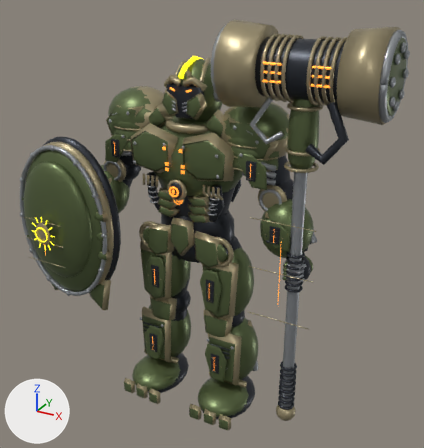
A saved change to the Blender file ArtSource/Heroes/ConceptModels/Auren-model.blend.
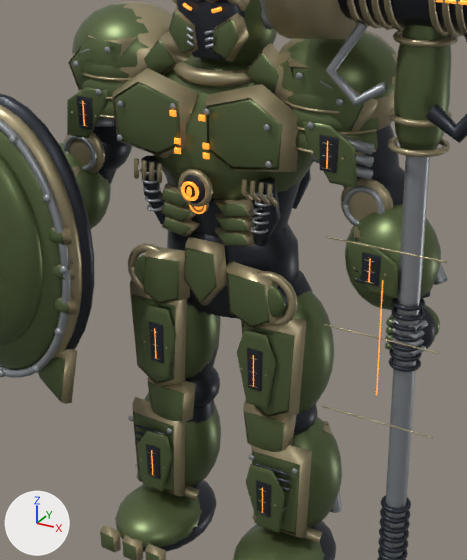
The first picture shows the older version from a camera (50 mm lens) standing at (1.39, -2.38, 2.23) and looking at (0.12, -0.05, 1.07). The close-ups show the older and then the newer version on the part from 16% to 77% of the width and 19% to 89% of the height of that picture. Only the edits that show in the close-ups are written down. Arrows for +X, +Y and +Z are at lower left; the lights stay in place.

Before the edit, the objects in view are built like this:
```python
me_df_anatomy = bpy.data.meshes.new('DF_Anatomy')
me_df_anatomy.from_pydata(...)  # 32599 vertices, 62642 faces; spans x -0.89..0.96, y -0.5..0.24, z -0.01..2.03
# faces by material slot: [13290, 13060, 20564, 2184, 12556, 912, 76]
me_df_anatomy.materials.append(mat_auren_0)  # dark grey #30353c
me_df_anatomy.materials.append(mat_auren_1)  # dark green #616f48
me_df_anatomy.materials.append(mat_auren_2)  # beige #a69979
me_df_anatomy.materials.append(mat_auren_3)  # orange #ff9935, glowing orange #ff9935
me_df_anatomy.materials.append(mat_auren_4)  # grey #999ea2
me_df_anatomy.materials.append(mat_auren_5)  # yellow #fff62c, glowing yellow #fff62c
me_df_anatomy.materials.append(mat_auren_6)  # yellow #ffed21, glowing yellow #ffed21
ob_df_anatomy = bpy.data.objects.new('DF_Anatomy', me_df_anatomy)
ob_df_anatomy.location = (0.0, 0.0, 0.0)
```
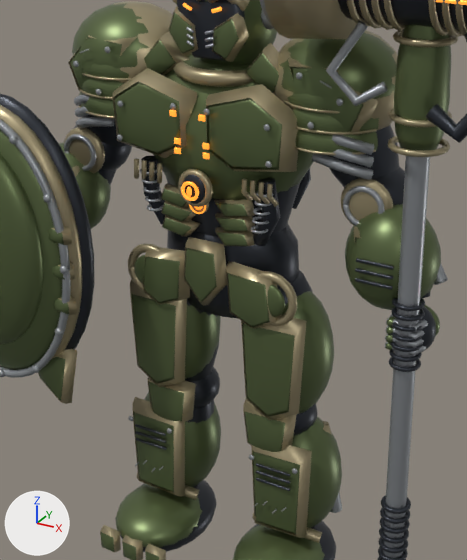
Changed parts and their boxes (x1, y1, x2, y2) in the close-ups (467 x 560 px):
part 1 of me_df_anatomy, deleted
    before: (67, 87, 447, 532)

Edits to the bpy script that builds the scene:
```text
Change me_df_anatomy:
    used by ob_df_anatomy; location = (0.0, 0.0, 0.0)
    remove me_df_anatomy.from_pydata(...)  # 32599 vertices, 62642 faces; spans x -0.89..0.96, y -0.5..0.24, z -0.01..2.03
    add me_df_anatomy.from_pydata(...)  # 31007 vertices, 59818 faces; spans x -0.89..0.96, y -0.5..0.23, z -0.01..2.03
    me_df_anatomy part 1: 90 loose pieces with 1592 vertices, spanning x -0.71..0.74, y -0.48..0.24, z 0.23..1.76, are deleted
```
